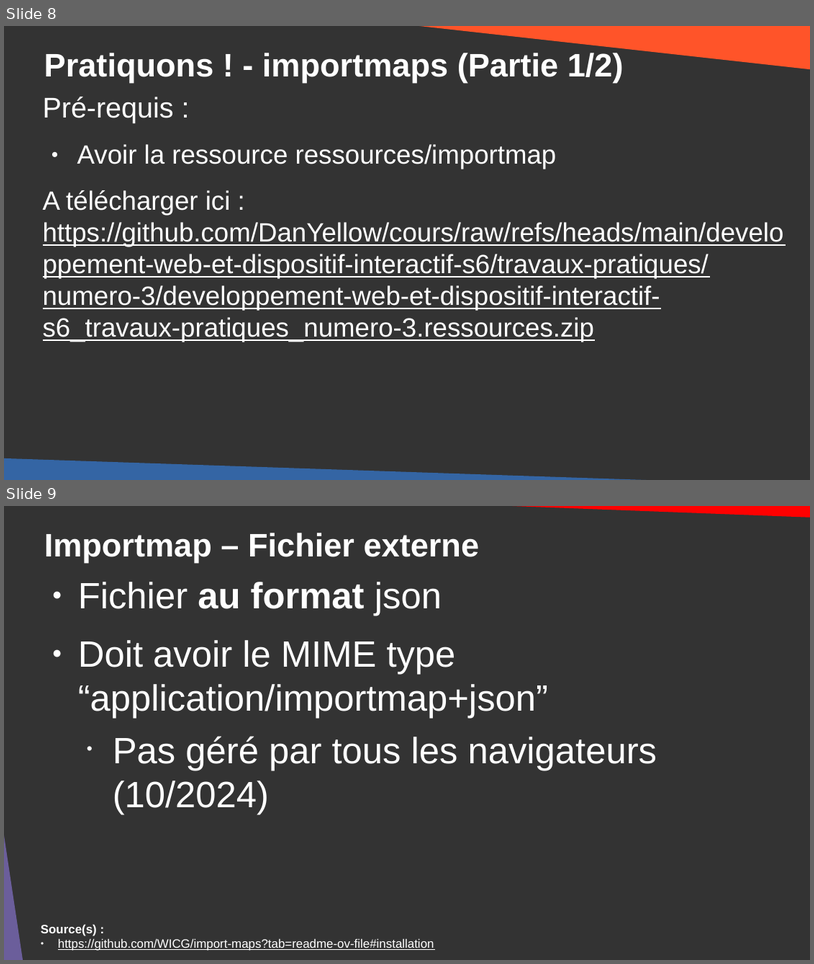
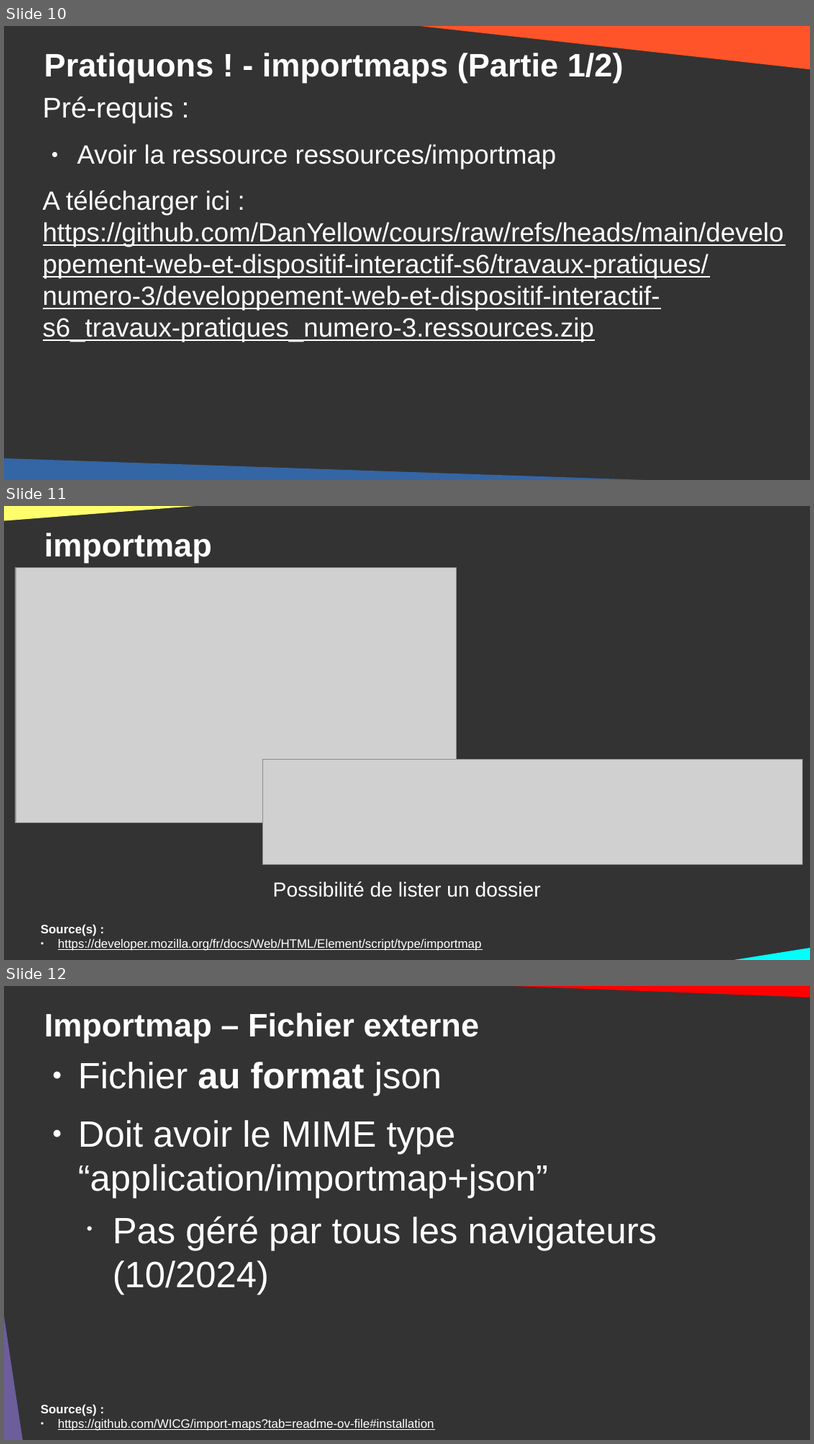
Before and after one commit to DanYellow/cours, a slide deck: developpement-web-et-dispositif-interactif-s6/travaux-pratiques/numero-3/presentation.odp. Shown one above the other, each under a label of ours: slides 8 and 9 before the commit, slides 10, 11 and 12 after it. The pictures are 814x964 and 814x1444 pixels, drawn with LibreOffice and Linux fonts; fonts in the diff are those of the drawing; grey boxes stand for pictures. Boxes give left, top, right and bottom in pixels: in the first picture for what was removed or moved away, otherwise in the second. Text is boxed around its words. In the diff, an @@ line names an element or a change of style, - is before the commit and + after.

```diff
--- a/developpement-web-et-dispositif-interactif-s6/travaux-pratiques/numero-3/presentation.odp
+++ b/developpement-web-et-dispositif-interactif-s6/travaux-pratiques/numero-3/presentation.odp
@@ slide 11 added at (4,506,810,960), background #333333 @@
@@ right triangle added at (4,506,286,523), fill #FFFF6D @@
@@ title added at (44,533,212,562), 32 pt, text #FFFFFF, bold @@
+importmap
@@ picture added at (16,567,457,823) @@
@@ picture added at (263,759,803,864) @@
@@ text added at (273,881,541,897), 20 pt, text #FFFFFF @@
+Possibilité de lister un dossier
@@ text added at (41,924,482,950), 12 pt, text #FFFFFF, underline @@
+Source(s) :
+● https://developer.mozilla.org/fr/docs/Web/HTML/Element/script/type/importmap
@@ right triangle added at (689,921,810,960), fill #00FFFD @@
@@ what was slide 8 is now slide 10 @@
@@ what was slide 9 is now slide 12 @@
```
Also in this commit, not shown: 9 slides changed, 3 other slides added, 1 other file.
